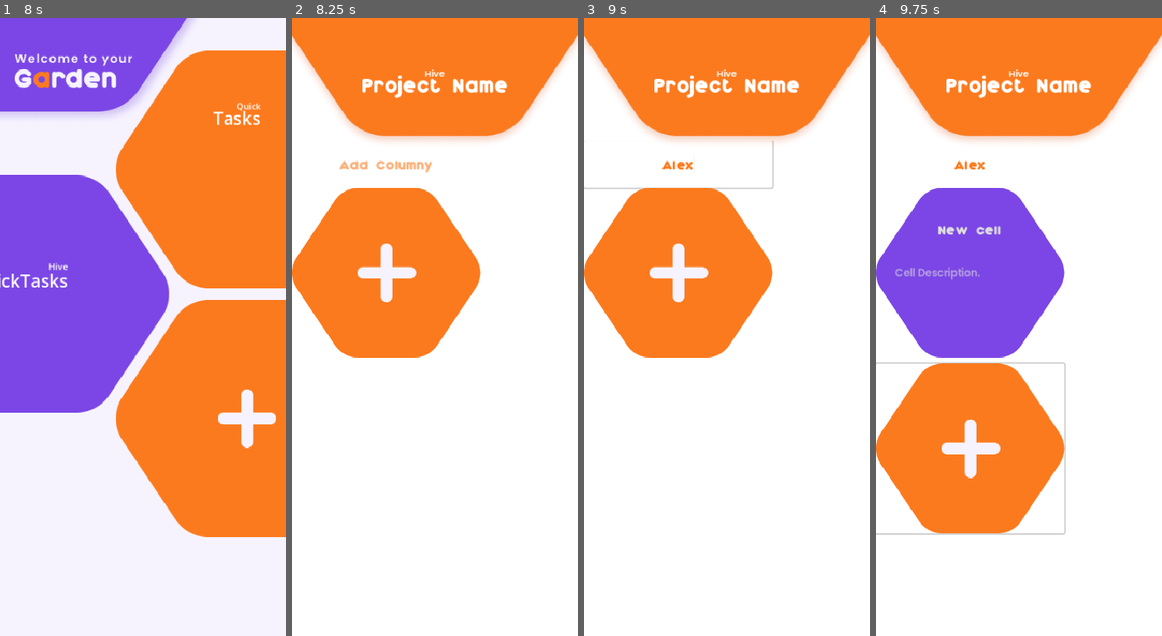
Above: before the commit, frames 1-4 (left to right).
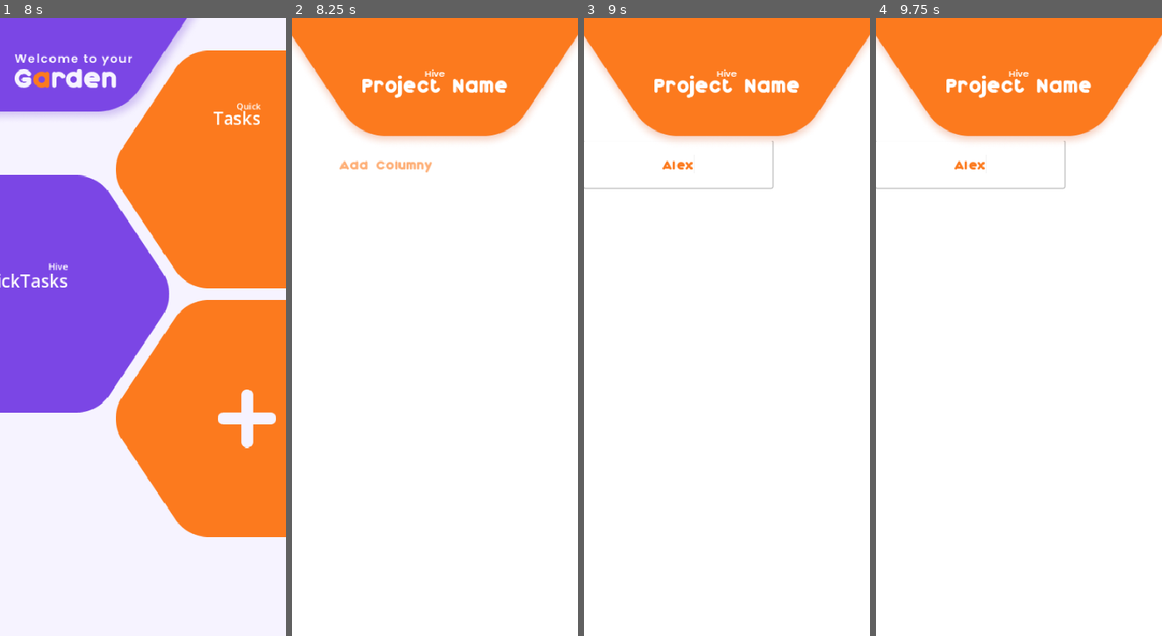
Above: after the commit, the same moments.

Repository: kirubiisfyne/task-hive
Game: Godot game, scene res://Scenes/garden.tscn
Same seed, same stepped clock (60 frames per second), same inputs: the game is played once before the commit and once after it.
Inputs (mouse positions are in pixels of both pictures, inside the frame that each line leads up to):
- Up to frame 1 (8 s): click "Quick" at 0.5 s; click (37, 296) at 1.25 s; click (143, 327) at 2.02 s; type "Alex" at 2.1 s; click "Quick" at 2.75 s; click (37, 296) at 3.5 s; click "Quick" at 4.25 s; click (37, 296) at 5 s; type "Quick" at 5.75 s; type "Tasks" at 6.5 s; tap Enter at 7.25 s; move the mouse to (205, 296) at 7.27 s; click (205, 296) at 7.42 s
- Up to frame 2 (8.25 s): click "Hive" at 8 s
- Up to frame 3 (9 s): click (678, 166) at 8.77 s; type "Alex" at 8.85 s
- Up to frame 4 (9.75 s): click (970, 271) at 9.52 s

Frame 1 is identical in both runs. In frame 2, 13% of the frame differs, in the area x 0-66%, y 27-55%; in frame 3, 13%; in frame 4, 27%, in the area x 0-67%, y 19-84%.

Commit message:
Improve drag-and-drop and UI feedback for cards
Enhanced drag-and-drop support in cell.gd to handle both mouse and touch input, and added a flag to track drag state. Updated header.gd to show a delete label and hide titles when dragging, providing clearer UI feedback. Set the cell container in columny.tscn to be initially hidden, and changed export preset to restrict user data access from the files app.

Diff:
--- a/scenes/components/columny.tscn
+++ b/scenes/components/columny.tscn
@@ -29,6 +29,7 @@
 flat = true
 
 [node name="Cell Container" type="VBoxContainer" parent="."]
+visible = false
 custom_minimum_size = Vector2(257, 64)
 layout_mode = 1
 offset_top = 64.0
--- a/scripts/cell.gd
+++ b/scripts/cell.gd
@@ -1,4 +1,4 @@
-extends Control
+extends Control  # Or Button if you prefer
 
 # References to UI elements
 @onready var title_edit: LineEdit = $"Background/Cell Name"
@@ -6,17 +6,16 @@
 
 var card_id: String
 var board_data: KanbanData
+var is_dragging = false  # Track if we're in a drag state
 
 func _ready() -> void:
 	# Connect signals ONCE
 	if title_edit:
 		title_edit.text_submitted.connect(_on_title_submitted)
-		# Also connect text_submitted for real-time updates (optional)
 		title_edit.text_submitted.connect(_on_title_text_submitted)
 
 	if description_edit:
 		description_edit.text_submitted.connect(_on_description_submitted)
-		# Also connect text_submitted for real-time updates (optional)
 		description_edit.text_submitted.connect(_on_description_text_submitted)
 
 # Called to set up the card with data
@@ -34,11 +33,10 @@
 
 		await get_tree().process_frame
 
-# Save title changes when Enter is pressed
+# Save title changes
 func _on_title_submitted(new_text: String) -> void:
 	_save_title(new_text)
 
-# Save title changes in real-time
 func _on_title_text_submitted(new_text: String) -> void:
 	_save_title(new_text)
 
@@ -47,11 +45,10 @@
 		board_data.cells[card_id]["title"] = new_text
 		KanbanManager.save_current_board()
 
-# Save description changes when Enter is pressed
+# Save description changes
 func _on_description_submitted(new_text: String) -> void:
 	_save_description(new_text)
 
-# Save description changes in real-time
 func _on_description_text_submitted(new_text: String) -> void:
 	_save_description(new_text)
 
@@ -60,36 +57,51 @@
 		board_data.cells[card_id]["description"] = new_text
 		KanbanManager.save_current_board()
 
-# Drag-and-drop support
+# Drag-and-drop support (mouse and touch)
 func _get_drag_data(at_position: Vector2):
-	# Provide drag data (the cell node itself)
 	set_drag_preview(_create_drag_preview())
-	return self  # Return the cell node for identification
+	return self
 
 func _create_drag_preview() -> Control:
-	# Create a simple preview (e.g., a duplicate of the cell)
 	var preview = duplicate()
-	preview.modulate = Color(1, 1, 1, 0.5)  # Semi-transparent
+	preview.modulate = Color(1, 1, 1, 0.5)
 	return preview
 
-# Optional: Handle input for starting drag (e.g., on mouse down)
-func _gui_input(event: InputEvent):
-	if event is InputEventMouseButton and event.button_index == MOUSE_BUTTON_LEFT and event.pressed:
-		# Start drag on click (or use a handle)
-		force_drag(self, _create_drag_preview())
+# Handle input for mouse and touch
+func _gui_input(event: InputEvent) -> void:
+	# Mouse handling
+	if event is InputEventMouseButton:
+		if event.button_index == MOUSE_BUTTON_LEFT:
+			if event.pressed:
+				# Start drag on mouse down
+				force_drag(self, _create_drag_preview())
+				is_dragging = true
+			else:
+				# End drag on mouse up
+				is_dragging = false
 
-# Optional: Add delete functionality (updated for consistency)
+	# Touch handling
+	elif event is InputEventScreenTouch:
+		if event.pressed:
+			# Start potential drag on touch down
+			is_dragging = true  # Wait for drag to confirm
+		else:
+			# End touch
+			is_dragging = false
+
+	elif event is InputEventScreenDrag and is_dragging:
+		# If we're dragging via touch, start the drag if not already
+		if not is_dragging:  # Redundant, but safe
+			force_drag(self, _create_drag_preview())
+			is_dragging = true
+
+# Optional: Add delete functionality
 func delete_card() -> void:
 	if board_data and card_id in board_data.cells:
-		# Remove from board data
 		board_data.cells.erase(card_id)
-
-		# Remove from column's cell list (updated to match columnys/cells)
 		for col in board_data.columnys:
 			if card_id in col["cells"]:
 				col["cells"].erase(card_id)
 				break
-
-		# Save and remove node
 		KanbanManager.save_current_board()
 		queue_free()
--- a/scripts/header.gd
+++ b/scripts/header.gd
@@ -1,4 +1,29 @@
 extends TextureRect
+
+@onready var delete_label := $Delete
+@onready var titles_node := $Titles
+
+func _ready():
+	# Ensure initial state: show titles, hide delete
+	if titles_node:
+		titles_node.show()
+	if delete_label:
+		delete_label.hide()
+
+func _process(delta):
+	# Check if dragging is active globally
+	if get_viewport().gui_is_dragging():
+		# Hide titles and show delete label during drag
+		if titles_node:
+			titles_node.hide()
+		if delete_label:
+			delete_label.show()
+	else:
+		# Show titles and hide delete label when not dragging
+		if titles_node:
+			titles_node.show()
+		if delete_label:
+			delete_label.hide()
 
 # Called when checking if data can be dropped here
 func _can_drop_data(at_position: Vector2, data) -> bool:
Not shown, changed: export_presets.cfg
